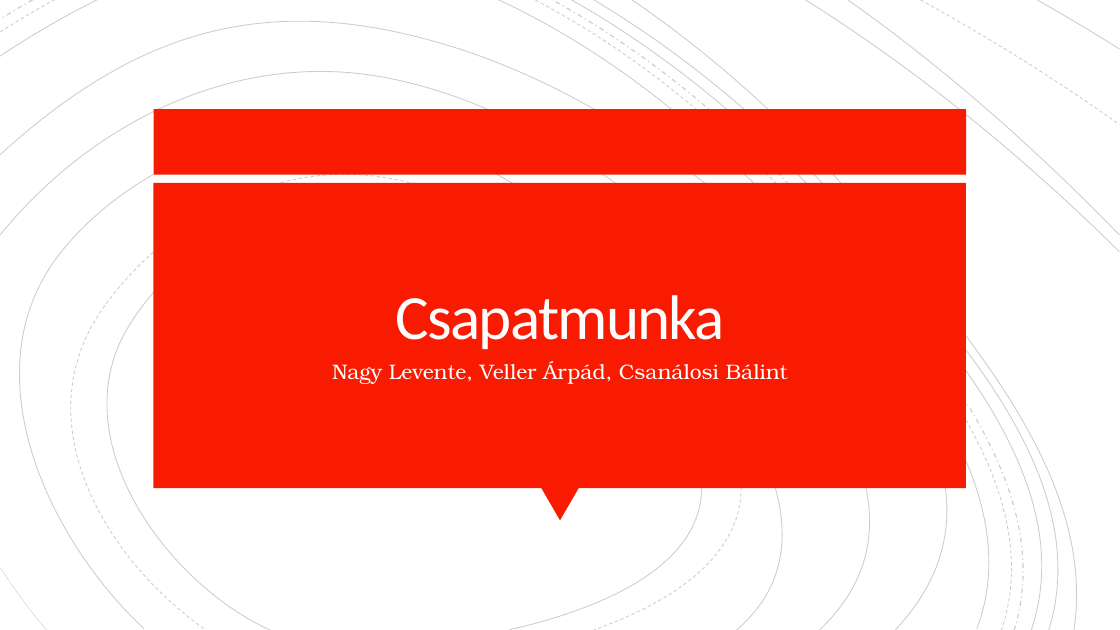
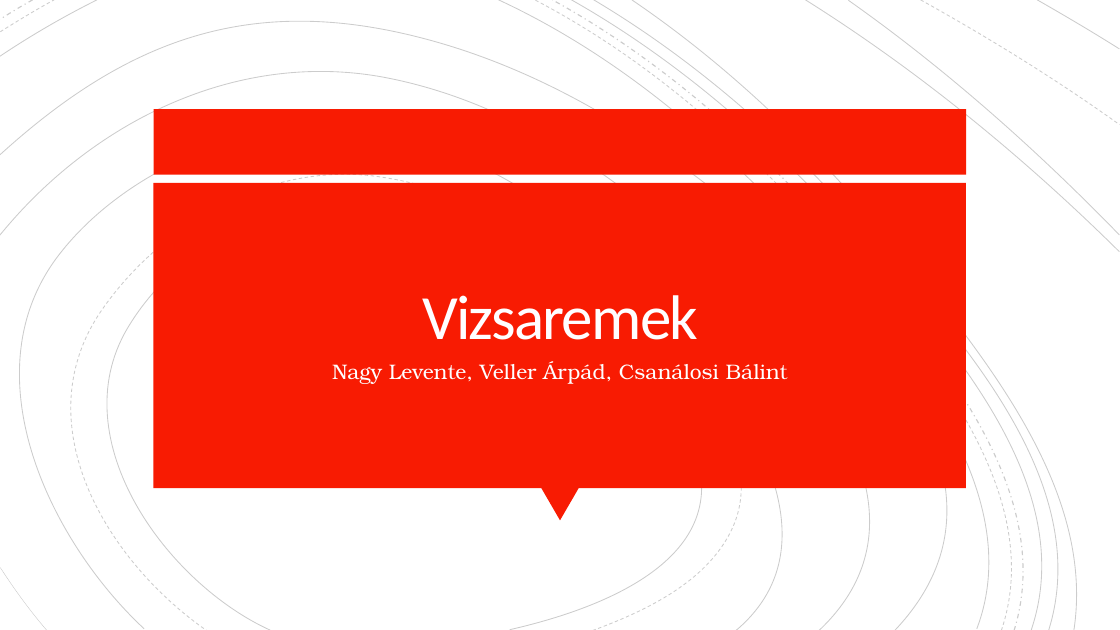
Before and after one commit to NAGYLF/Project-GAME, a slide deck: slide 1 of Csapatmunka.pptx. Drawn at 1120x630 pixels with LibreOffice and Linux fonts; fonts in the diff are those of the drawing. Boxes give left, top, right and bottom in pixels: in the first picture for what was removed or moved away, otherwise in the second. Text is boxed around its words. In the diff, an @@ line names an element or a change of style, - is before the commit and + after.

```diff
--- a/Csapatmunka.pptx
+++ b/Csapatmunka.pptx
@@ title at (422, 295, 698, 340): text changed @@
-Csapatmunka
+Vizsaremek
```
Also in this commit, not shown: 1 other slide changed, 3 slides added, 3 slides removed.
